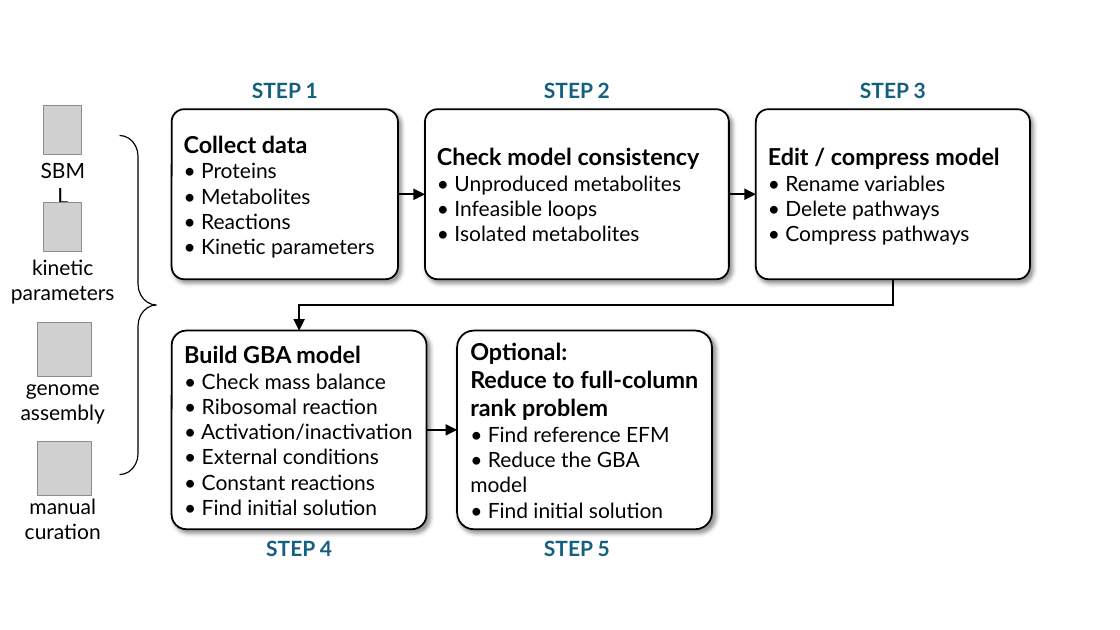
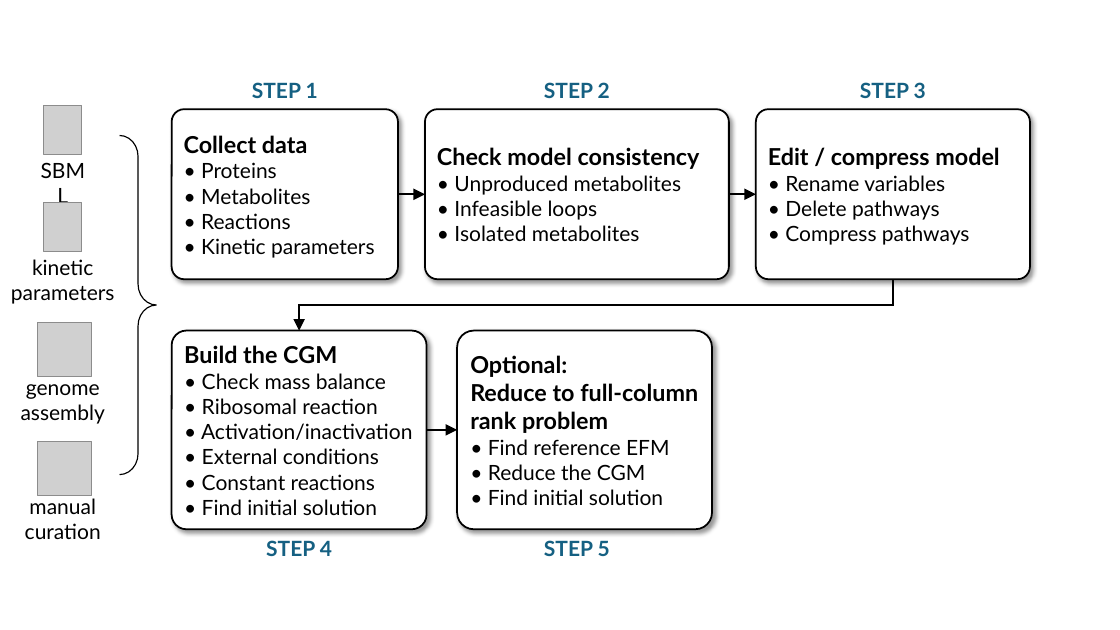
Before and after one commit to charlesrocabert/gbapy, a slide deck: slide 5 of doc/genome_scale_pipeline/genome_scale_pipeline.pptx. Drawn at 1120x630 pixels with LibreOffice and Linux fonts; fonts in the diff are those of the drawing; grey boxes stand for pictures. Boxes give left, top, right and bottom in pixels: in the first picture for what was removed or moved away, otherwise in the second. Text is boxed around its words. In the diff, an @@ line names an element or a change of style, - is before the commit and + after.

```diff
--- a/doc/genome_scale_pipeline/genome_scale_pipeline.pptx
+++ b/doc/genome_scale_pipeline/genome_scale_pipeline.pptx
@@ text in rounded rectangle at (184,345,337,364): text changed @@
-Build GBA model
+Build the CGM
@@ text in rounded rectangle at (488,464,646,480): text changed @@
-• Reduce the GBA model
+• Reduce the CGM
```
Also in this commit, not shown: 3 other slides changed, 19 other files.
